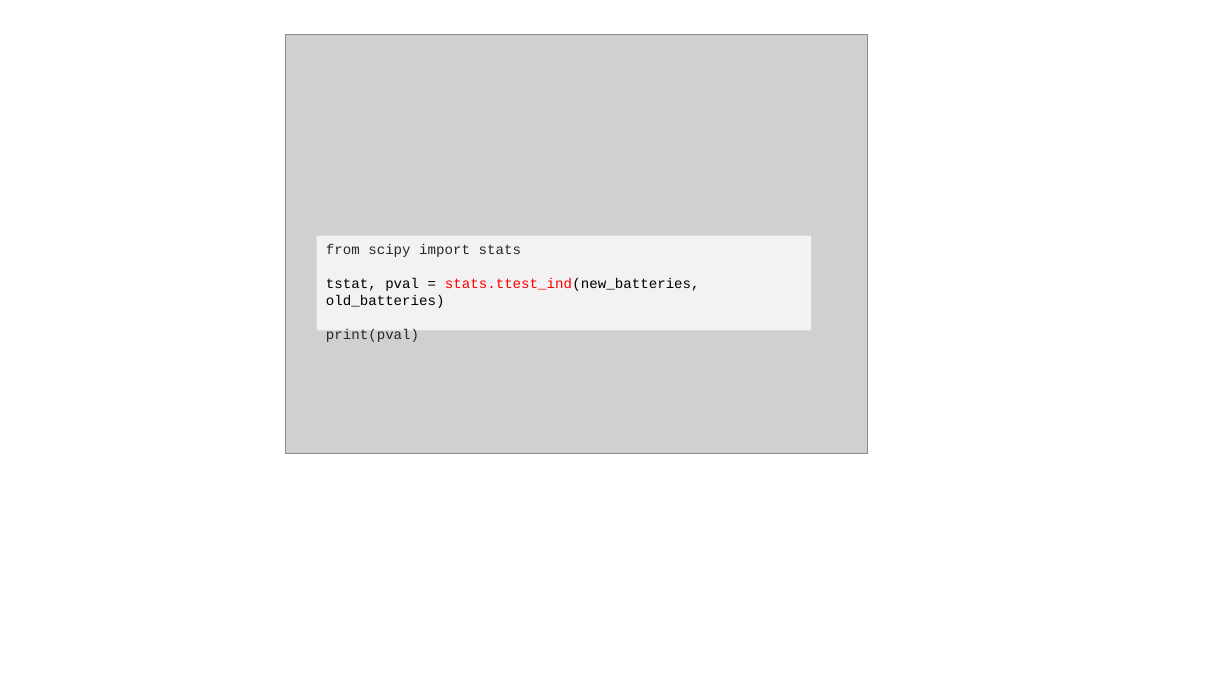
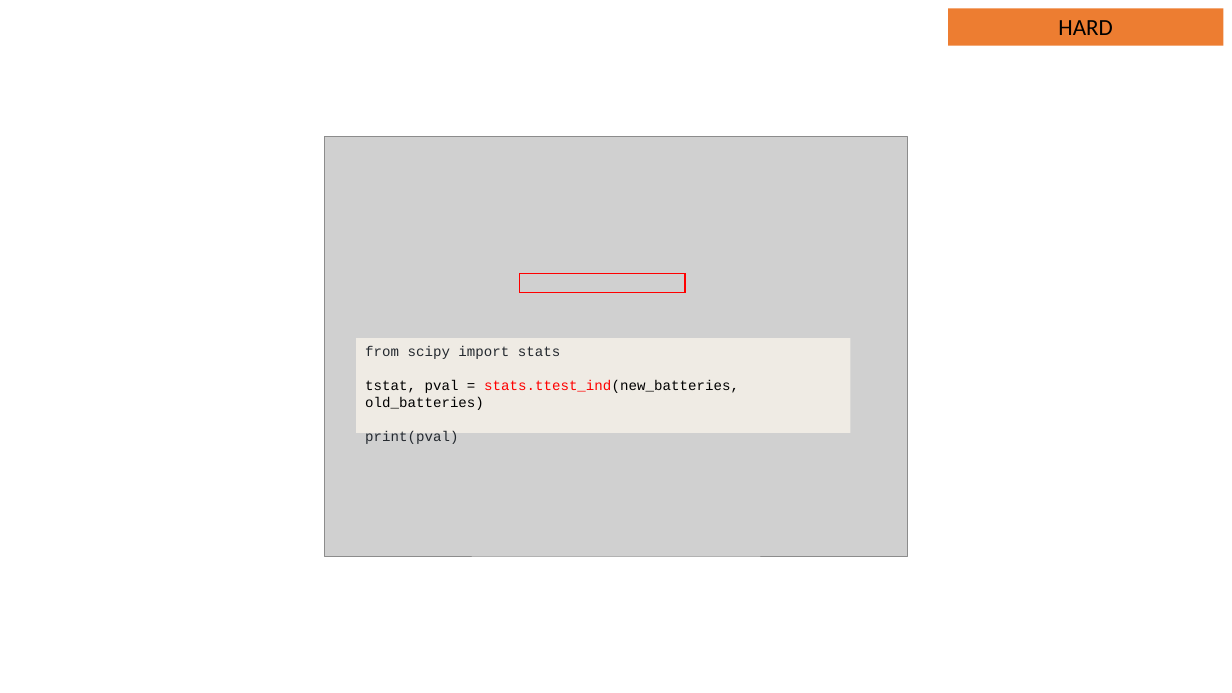
Before and after one commit to JNYH/DataCamp_Assessment, a slide deck: slide 23 of Statistical_Experimentation.pptx (slide 20 before the commit). Drawn at 1232x693 pixels with LibreOffice and Linux fonts; fonts in the diff are those of the drawing; grey boxes stand for pictures. Boxes give left, top, right and bottom in pixels: in the first picture for what was removed or moved away, otherwise in the second. Text is boxed around its words. In the diff, an @@ line names an element or a change of style, - is before the commit and + after.

```diff
--- a/Statistical_Experimentation.pptx
+++ b/Statistical_Experimentation.pptx
@@ rectangle added at (948,8,1224,45), fill #ED7D31, 18 pt, text #000000 @@
+HARD
@@ picture: place and size @@
-picture at (286,34,868,454)
+picture at (325,137,908,556)
@@ rectangle added at (519,274,685,292), outline #FF0000 1 pt @@
@@ rectangle "from scipy import stats": place and size @@
-rectangle "from scipy import stats" at (317,236,811,331)
+rectangle "from scipy import stats" at (356,338,850,433)
@@ rectangle "from scipy import stats" at (356,338,850,433): fill #F2F2F2 to #EFEBE4 @@
```
Also in this commit, not shown: 50 other slides changed, 13 slides added.
